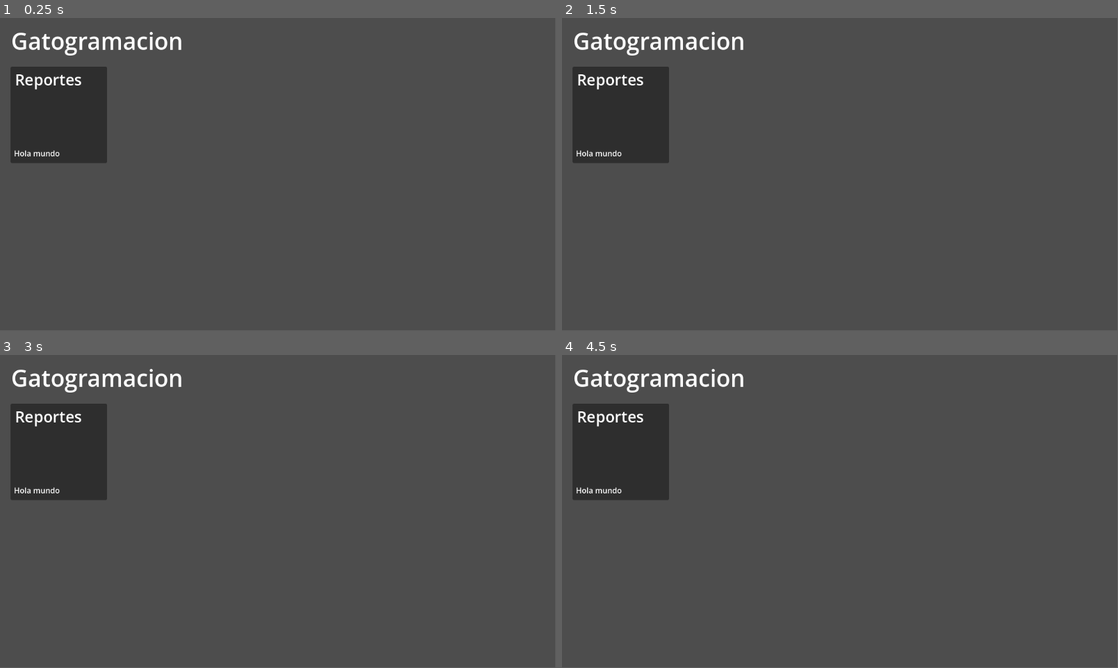
Above: before the commit, frames 1-4 (two rows, left to right).
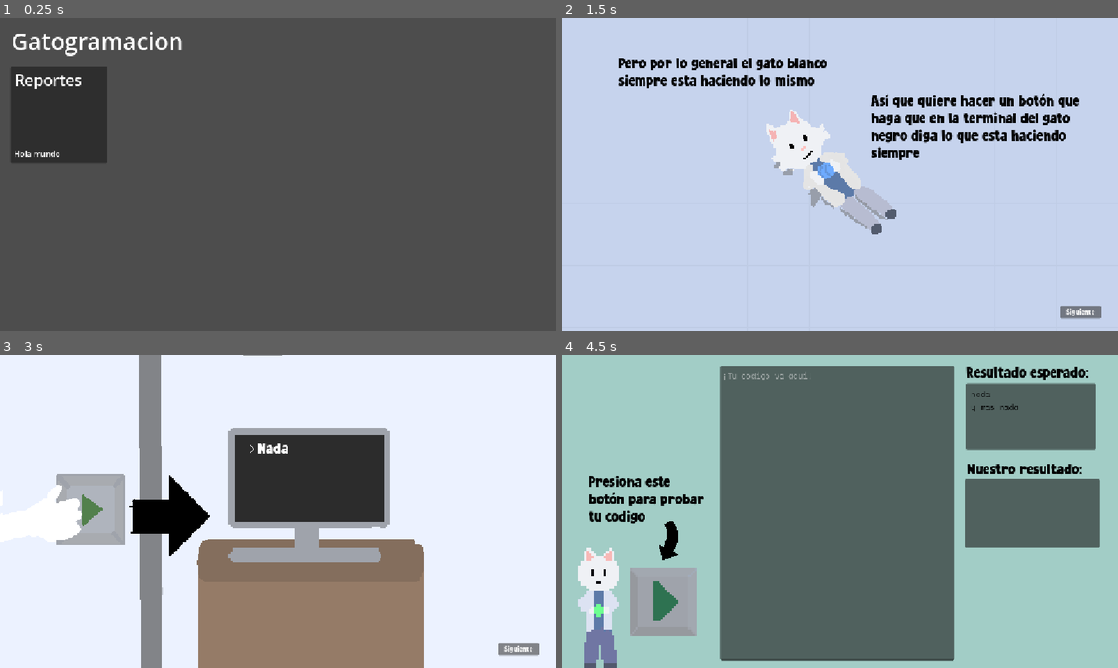
Above: after the commit, the same moments.

Repository: AndresDavidCalderon/gatogramacion
Game: Godot game, scene res://main_menu/main_menu.tscn
The game is run twice, just before and just after one commit, with the same random seed, the same clock (stepped at 60 frames per second) and the same inputs.
Inputs (mouse positions are in pixels of both pictures, inside the frame that each line leads up to):
- Up to frame 1 (0.25 s): no input
- Up to frame 2 (1.5 s): click "Hola mundo" at 0.5 s; click (1079, 312) at 1.25 s, where only the run after the commit has a clickable "Siguiente"
- Up to frame 3 (3 s): click (61, 452) at 2 s, where only the run before the commit has a clickable "Hola mundo"; click (517, 649) at 2.75 s, where only the run after the commit has a clickable "Siguiente"
- Up to frame 4 (4.5 s): click (623, 452) at 3.5 s, where only the run before the commit has a clickable "Hola mundo"; click (1079, 649) at 4.25 s, where only the run after the commit has a clickable "Siguiente"
In our replay, the window is 799x449 before the commit and 800x450 after it. These sizes can differ from the game's own. Grey fills any space a smaller window leaves; there, only what the larger window draws over its background counts as a difference.

The runs differ from the first frame. In frame 1, 0.6% of the frame differs, in the area x 2-33%, y 4-45%; in frame 2, 99%, in the area x 0-100%, y 0-100%; in frame 3, 99%; in frame 4, 50%.

Commit message:
level flow

Diff:
--- /dev/null
+++ b/levels/level_flow.gd
@@ -0,0 +1,11 @@
+extends Control
+
+
+# Called when the node enters the scene tree for the first time.
+func _ready() -> void:
+	$Slides.show()
+	$Challenge.hide()
+
+func _on_slides_finished() -> void:
+	$Slides.hide()
+	$Challenge.show()
--- a/levels/reports.tscn
+++ b/levels/reports.tscn
@@ -5,6 +5,7 @@
 [ext_resource type="Texture2D" uid="uid://b6lvmaqnnxd4r" path="res://assets/white_cat_talking.png" id="1_q1q1h"]
 [ext_resource type="Script" uid="uid://b0jgnp5yiu5gb" path="res://levels/slides.gd" id="2_6cska"]
 [ext_resource type="Texture2D" uid="uid://bcgdcdkg2ybqn" path="res://assets/black _cat_conversating.png" id="2_rhmom"]
+[ext_resource type="Script" uid="uid://d2bxtd2b3ma53" path="res://levels/level_flow.gd" id="3_idiem"]
 [ext_resource type="Texture2D" uid="uid://b154nr2oiky0d" path="res://assets/hallway.png" id="5_0khsb"]
 [ext_resource type="Texture2D" uid="uid://c5p5em36gc1ju" path="res://assets/flat_floor_tile.png" id="6_nbw0o"]
 [ext_resource type="Texture2D" uid="uid://cl2ohgw5cdx4e" path="res://assets/white_playing with ball.png" id="7_kkvwo"]
@@ -32,6 +33,7 @@
 grow_horizontal = 2
 grow_vertical = 2
 theme = SubResource("Theme_6cska")
+script = ExtResource("3_idiem")
 
 [node name="Slides" type="Control" parent="." unique_id=1853959380]
 layout_mode = 1
@@ -79,33 +81,42 @@
 stretch_mode = 5
 
 [node name="WhiteCatTalking" type="TextureRect" parent="Slides/List/Conversation" unique_id=376454741]
-layout_mode = 0
+layout_mode = 1
+anchors_preset = 15
+anchor_right = 1.0
+anchor_bottom = 1.0
 offset_left = 298.0
 offset_top = 321.0
-offset_right = 1200.3365
-offset_bottom = 1017.1847
+offset_right = 48.336548
+offset_bottom = 369.1847
 scale = Vector2(0.29589847, 0.29589847)
 texture = ExtResource("1_q1q1h")
 expand_mode = 3
 stretch_mode = 5
 
 [node name="WhiteCatTalking2" type="TextureRect" parent="Slides/List/Conversation" unique_id=2073975164]
-layout_mode = 0
+layout_mode = 1
+anchors_preset = 15
+anchor_right = 1.0
+anchor_bottom = 1.0
 offset_left = 484.99997
 offset_top = 311.0
-offset_right = 1623.9045
-offset_bottom = 1108.5709
+offset_right = 471.90454
+offset_bottom = 460.57092
 scale = Vector2(0.29589847, 0.29589847)
 texture = ExtResource("2_rhmom")
 expand_mode = 3
 stretch_mode = 5
 
 [node name="Label" type="Label" parent="Slides/List/Conversation" unique_id=1128105788]
-layout_mode = 0
+layout_mode = 1
+anchors_preset = 15
+anchor_right = 1.0
+anchor_bottom = 1.0
 offset_left = 141.0
 offset_top = 104.0
-offset_right = 933.0
-offset_bottom = 245.0
+offset_right = -219.0
+offset_bottom = -403.0
 theme_override_colors/font_color = Color(0, 0, 0, 1)
 theme_override_font_sizes/font_size = 32
 text = "Los gatos siempre quieren estar enterados de que está haciendo el otro, pero a veces hay poco tiempo"
@@ -113,6 +124,7 @@
 autowrap_mode = 3
 
 [node name="Message" type="Control" parent="Slides/List" unique_id=1768626612]
+visible = false
 layout_mode = 1
 anchors_preset = 15
 anchor_right = 1.0
@@ -164,6 +176,7 @@
 autowrap_mode = 3
 
 [node name="Terminal" type="Control" parent="Slides/List" unique_id=1579592808]
+visible = false
 layout_mode = 1
 anchors_preset = 15
 anchor_right = 1.0
@@ -195,14 +208,20 @@
 text = "Nada"
 
 [node name="Next" type="Button" parent="Slides" unique_id=1986871738]
-layout_mode = 0
-offset_left = 1044.0
-offset_top = 591.0
-offset_right = 1124.0
-offset_bottom = 622.0
+layout_mode = 1
+anchors_preset = 15
+anchor_right = 1.0
+anchor_bottom = 1.0
+offset_left = 1032.0
+offset_top = 597.0
+offset_right = -35.0
+offset_bottom = -26.0
+grow_horizontal = 2
+grow_vertical = 2
 text = "Siguiente"
 
 [node name="Challenge" type="Control" parent="." unique_id=1860338072]
+visible = false
 layout_mode = 1
 anchors_preset = 15
 anchor_right = 1.0
@@ -337,7 +356,8 @@
 layout_mode = 2
 size_flags_vertical = 1
 theme_type_variation = &"consoleLabel"
-text = "nada"
+text = "nada
+y mas nada"
 
 [node name="RealResult" type="PanelContainer" parent="Challenge" unique_id=834244841]
 layout_mode = 1
@@ -362,4 +382,5 @@
 layout_mode = 2
 size_flags_vertical = 1
 
+[connection signal="finished" from="Slides" to="." method="_on_slides_finished"]
 [connection signal="pressed" from="Slides/Next" to="Slides" method="_on_next_pressed"]
--- a/levels/slides.gd
+++ b/levels/slides.gd
@@ -1,4 +1,6 @@
 extends Control
+
+signal finished
 
 var current_slide=0
 
@@ -7,13 +9,14 @@
 	set_slide(0)
 
 func set_slide(new_slide):
-	for slide in get_children():
+	for slide in $List.get_children():
 		slide.visible=false
 	current_slide=new_slide
-	get_child(current_slide).visible=true
+	$List.get_child(current_slide).visible=true
 
 func _on_next_pressed() -> void:
-	if current_slide<get_child_count()-1:
+	if current_slide<$List.get_child_count()-1:
 		set_slide(current_slide+1)
 	else:
 		hide()
+		emit_signal("finished")
--- a/main_menu/main_menu.tscn
+++ b/main_menu/main_menu.tscn
@@ -1,4 +1,7 @@
 [gd_scene format=3 uid="uid://dagcvxo7hdiy6"]
+
+[ext_resource type="Script" uid="uid://cqyfan5cxtyb5" path="res://main_menu/level_button.gd" id="1_d3a7t"]
+[ext_resource type="PackedScene" uid="uid://crcjo8kj7pm4l" path="res://levels/reports.tscn" id="2_3shxk"]
 
 [node name="MainMenu" type="Control" unique_id=260563499]
 layout_mode = 3
@@ -32,6 +35,8 @@
 [node name="Level" type="Button" parent="Lessons" unique_id=1793665764]
 custom_minimum_size = Vector2(200, 200)
 layout_mode = 2
+script = ExtResource("1_d3a7t")
+level_scene = ExtResource("2_3shxk")
 
 [node name="Formal" type="Label" parent="Lessons/Level" unique_id=1663217331]
 layout_mode = 1
--- a/project.godot
+++ b/project.godot
@@ -15,6 +15,10 @@
 config/features=PackedStringArray("4.6", "Forward Plus")
 config/icon="res://icon.svg"
 
+[display]
+
+window/stretch/mode="canvas_items"
+
 [physics]
 
 3d/physics_engine="Jolt Physics"
Not shown, added: levels/level_flow.gd.uid
